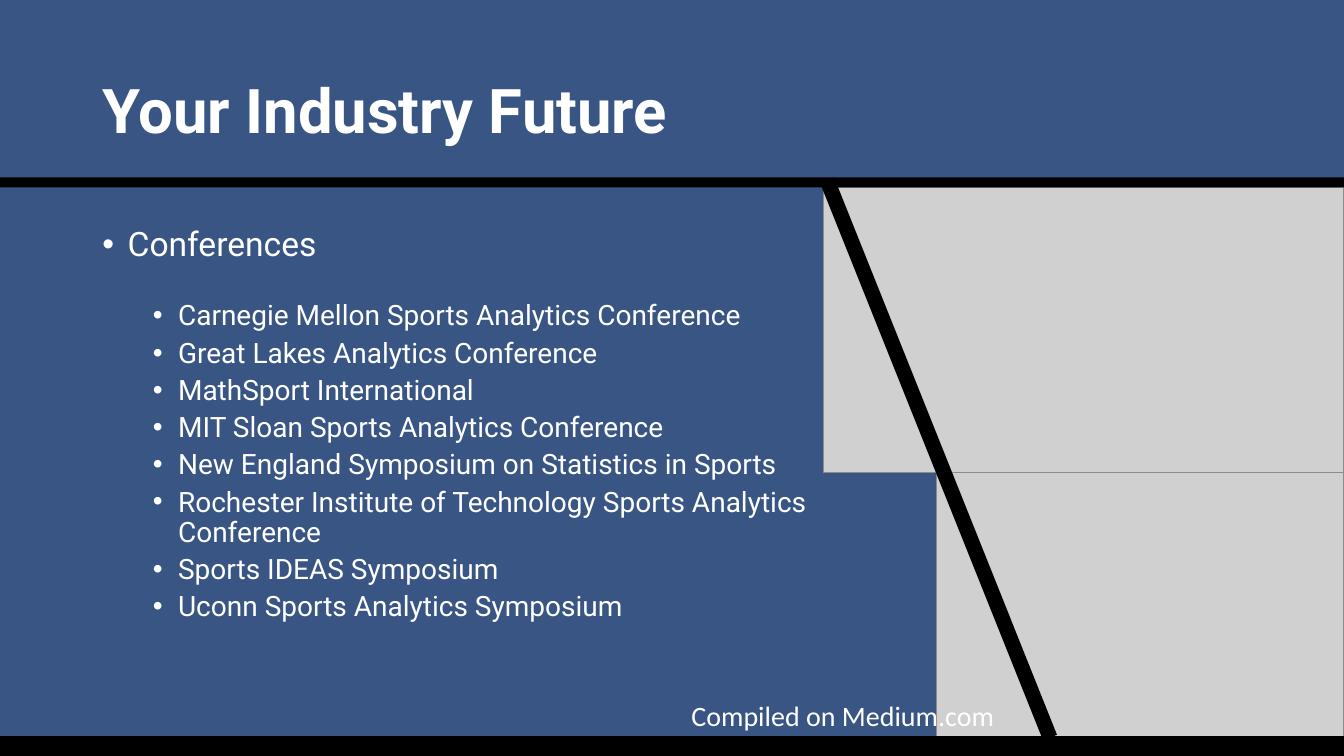
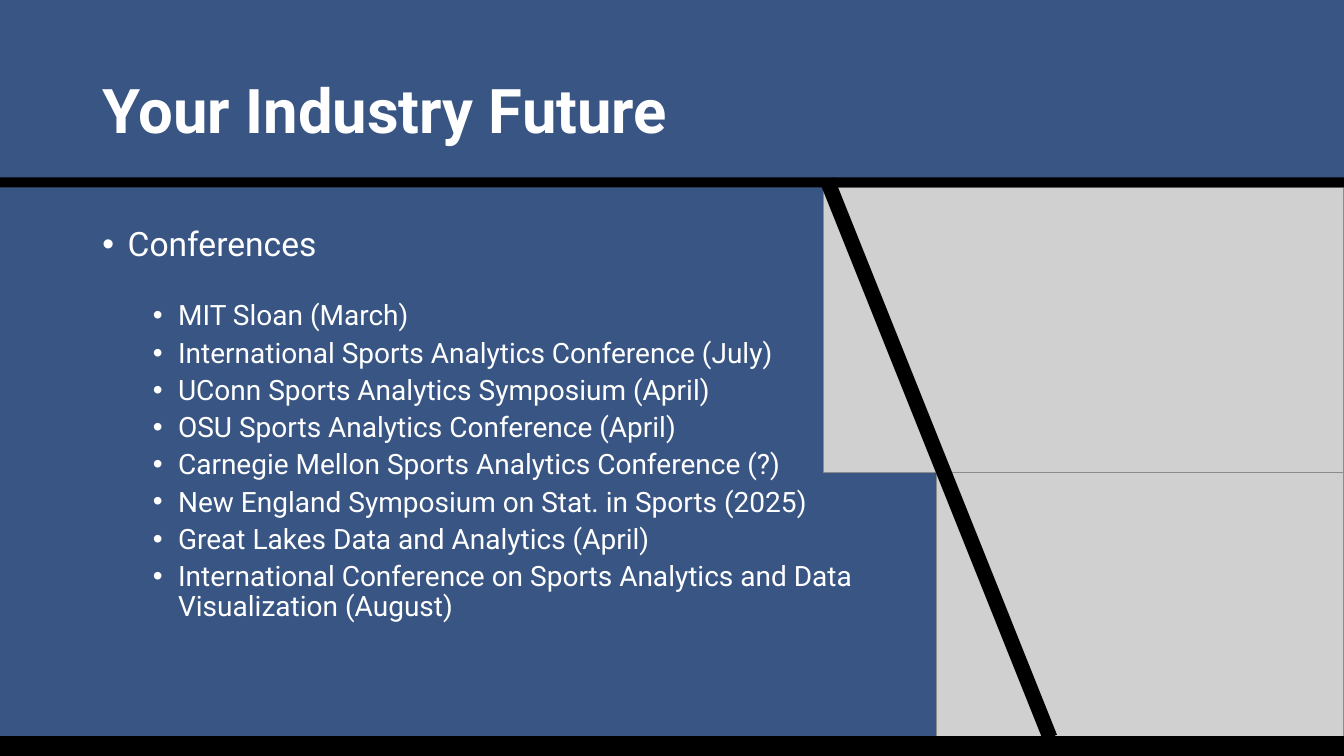
Before and after one commit to SuperMarioGiacomazzo/STOR538_WEBSITE, a slide deck: slide 22 of Slides/Sports Analytics 3/Sports_Analytics_3_Lecture.pptx (slide 19 before the commit). Drawn at 1344x756 pixels with LibreOffice and Linux fonts; fonts in the diff are those of the drawing; grey boxes stand for pictures. Boxes give left, top, right and bottom in pixels: in the first picture for what was removed or moved away, otherwise in the second. Text is boxed around its words. In the diff, an @@ line names an element or a change of style, - is before the commit and + after.

```diff
--- a/Slides/Sports Analytics 3/Sports_Analytics_3_Lecture.pptx
+++ b/Slides/Sports Analytics 3/Sports_Analytics_3_Lecture.pptx
@@ text at [178, 303, 852, 622]: text changed @@
-  • Carnegie Mellon Sports Analytics Conference
-  • Great Lakes Analytics Conference
-  • MathSport International
-  • MIT Sloan Sports Analytics Conference
-  • New England Symposium on Statistics in Sports
-  • Rochester Institute of Technology Sports Analytics Conference
-  • Sports IDEAS Symposium
-  • Uconn Sports Analytics Symposium
+  • MIT Sloan (March)
+  • International Sports Analytics Conference (July)
+  • UConn Sports Analytics Symposium (April)
+  • OSU Sports Analytics Conference (April)
+  • Carnegie Mellon Sports Analytics Conference (?)
+  • New England Symposium on Stat. in Sports (2025)
+  • Great Lakes Data and Analytics (April)
+  • International Conference on Sports Analytics and Data Visualization (August)
@@ text removed at [691, 703, 994, 733] @@
-Compiled on Medium.com
```
Also in this commit, not shown: 1 other slide changed, 6 slides added, 3 slides removed, 14 other files.
